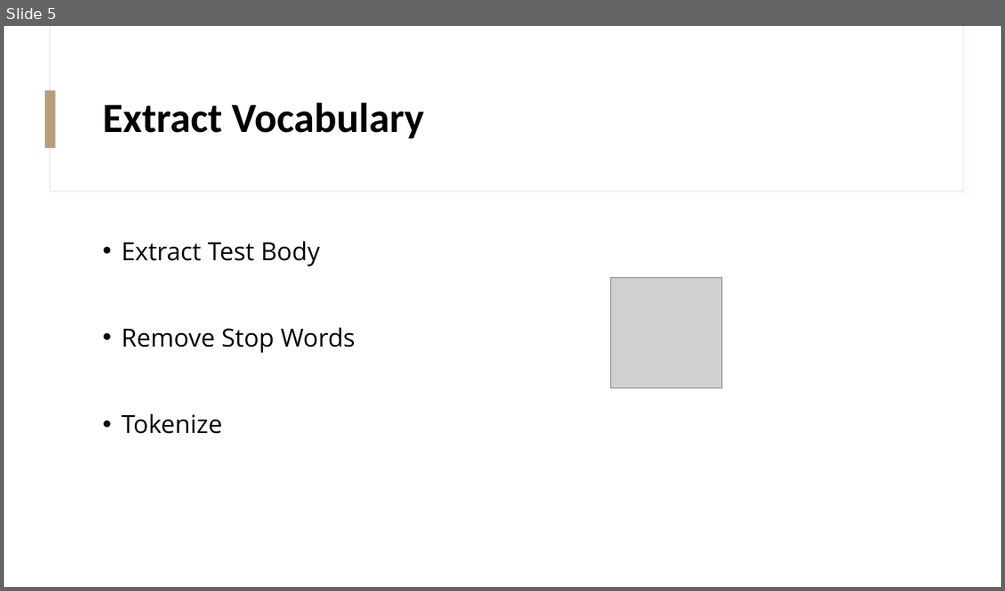
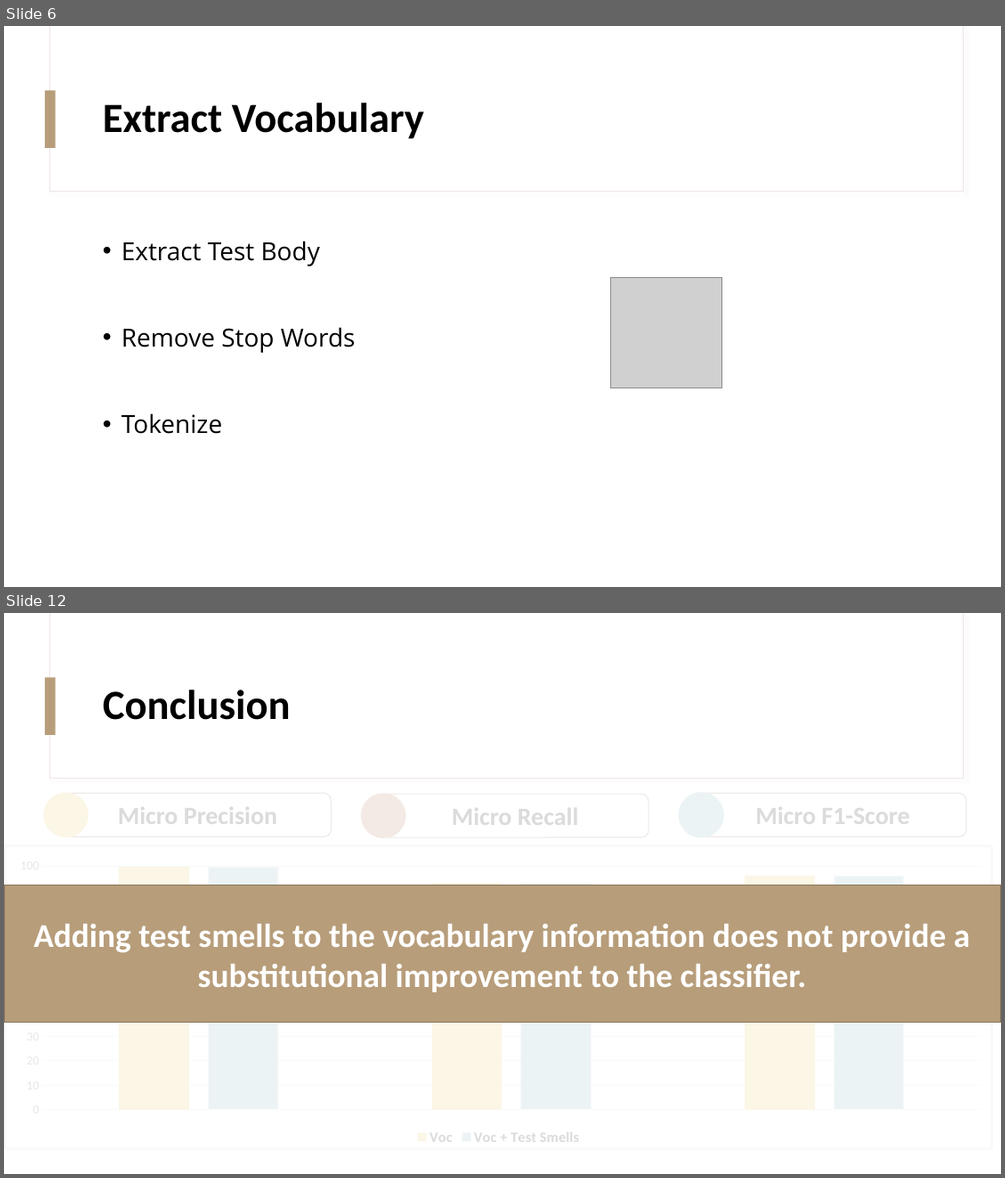
Before and after one commit to KhaledBadran/SOEN7481_Project, a slide deck: A Combined Approach to Detect a Flaky Tests in Python Presentation.pptx. Shown one above the other, each under a label of ours: slide 5 before the commit, slides 6 and 12 after it; the slides between them are not shown. The pictures are 1005x591 and 1005x1178 pixels, drawn with LibreOffice and Linux fonts; fonts in the diff are those of the drawing; grey boxes stand for pictures. Boxes give left, top, right and bottom in pixels: in the first picture for what was removed or moved away, otherwise in the second. Text is boxed around its words. In the diff, an @@ line names an element or a change of style, - is before the commit and + after.

```diff
--- a/A Combined Approach to Detect a Flaky Tests in Python Presentation.pptx
+++ b/A Combined Approach to Detect a Flaky Tests in Python Presentation.pptx
@@ slide 12 added at bbox=[4, 613, 1001, 1174], background #FFFFFF; not listed: 3 template elements that a slide beside it also shows @@
@@ title added at bbox=[103, 690, 291, 720], 40 pt, text #000000, bold @@
+Conclusion
@@ rectangle added at bbox=[4, 784, 1001, 1167], fill #FFFFFF at 86% opacity @@
@@ ellipse added at bbox=[44, 793, 89, 837], fill #E9C44D @@
@@ rounded rectangle added at bbox=[65, 793, 332, 836], outline #87745A 1 pt, 24 pt, text #000000, bold @@
+Micro Precision
@@ ellipse added at bbox=[361, 793, 405, 838], fill #AC6E49 @@
@@ rounded rectangle added at bbox=[381, 794, 648, 837], outline #87745A 1 pt, 24 pt, text #000000, bold @@
+Micro Recall
@@ ellipse added at bbox=[679, 793, 724, 838], fill #76AABA @@
@@ rounded rectangle added at bbox=[699, 793, 966, 836], outline #87745A 1 pt, 24 pt, text #000000, bold @@
+Micro F1-Score
@@ column chart added at bbox=[4, 844, 994, 1151] @@
+categories: 1, 2, 3
+Voc: 100, 93, 96
+Voc + Test Smells: 99, 93, 96
@@ rectangle added at bbox=[4, 885, 1001, 1022], fill #B79D7A, outline #87745A 1 pt, 32 pt, text #FFFFFF, bold @@
+Adding test smells to the vocabulary information does not provide a substitutional improvement to the classifier.
@@ what was slide 5 is now slide 6 @@
```
Also in this commit, not shown: 2 slides changed, 9 other slides added, 1 slide removed.
